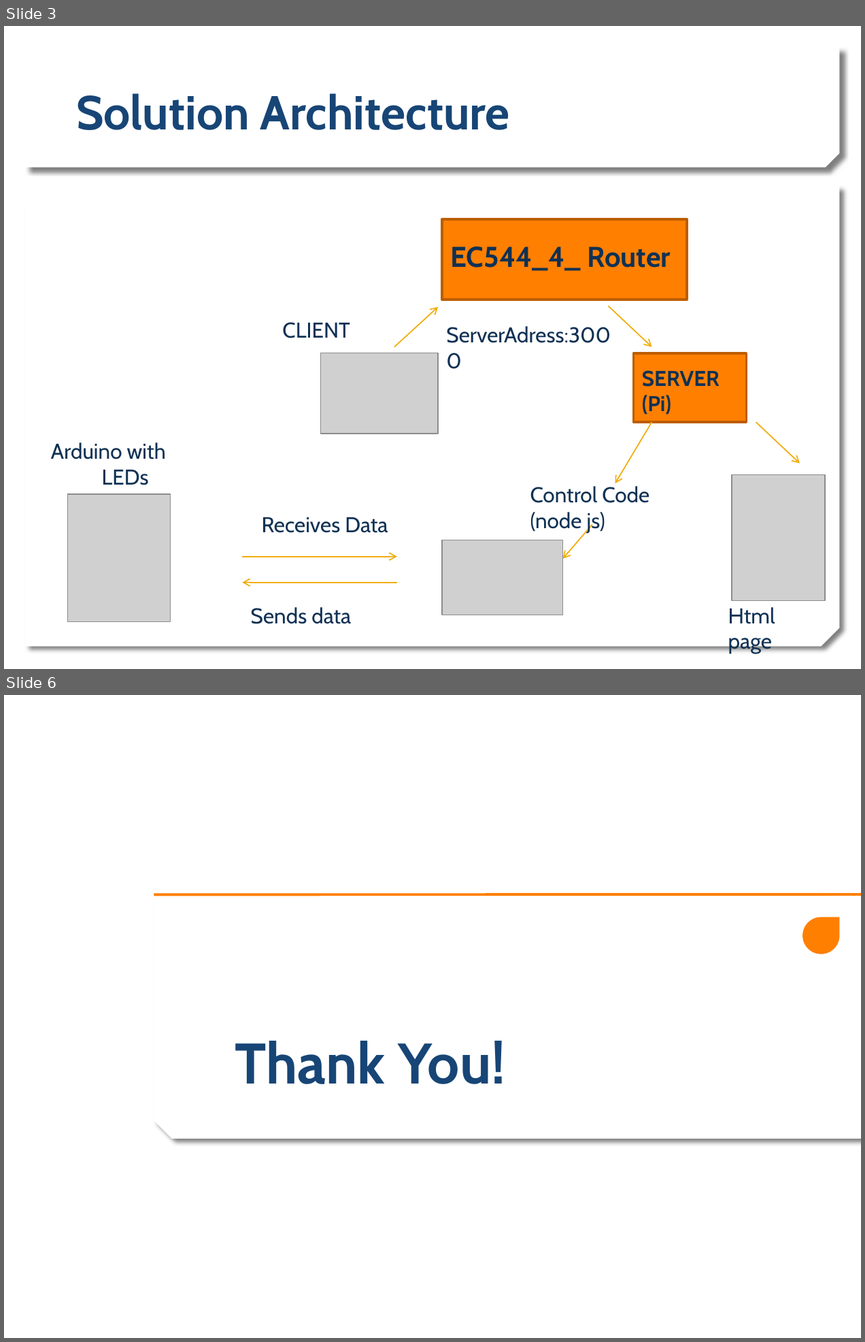
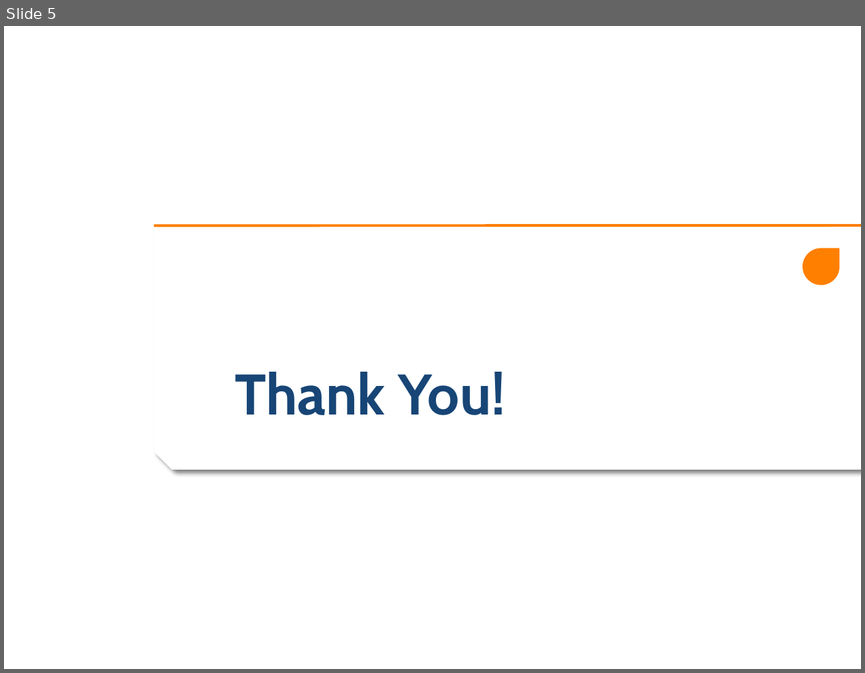
Before and after one commit to estherlu/EC544_Group4, a slide deck: challenge#3/Challenge3_Group4.pptx. Shown one above the other, each under a label of ours: slides 3 and 6 before the commit, slide 5 after it; the slides between them are not shown. The pictures are 865x1342 and 865x673 pixels, drawn with LibreOffice and Linux fonts; fonts in the diff are those of the drawing; grey boxes stand for pictures; background and template pictures are left out. Boxes give left, top, right and bottom in pixels: in the first picture for what was removed or moved away, otherwise in the second. Text is boxed around its words. In the diff, an @@ line names an element or a change of style, - is before the commit and + after.

```diff
--- a/challenge#3/Challenge3_Group4.pptx
+++ b/challenge#3/Challenge3_Group4.pptx
@@ slide 3 removed at (4,26,861,669), background picture (left out) @@
@@ snip diag rect removed at (26,48,839,167) @@
@@ text removed at (76,93,510,130) @@
-Solution Architecture
@@ snip diag rect removed at (26,186,839,646) @@
@@ rectangle removed at (442,219,687,299) @@
@@ text removed at (450,246,671,271) @@
-EC544_4_ Router
@@ arrow removed from (394, 346) to (438, 307) @@
@@ arrow removed from (608, 305) to (652, 346) @@
@@ text removed at (282,322,350,338) @@
-CLIENT
@@ text removed at (446,326,611,343) @@
-ServerAdress:3000
@@ picture removed at (321,353,439,434) @@
@@ rectangle removed at (634,353,747,422) @@
@@ text removed at (642,370,719,414) @@
-SERVER (Pi)
@@ arrow removed from (652, 422) to (615, 484) @@
@@ arrow removed from (756, 422) to (800, 463) @@
@@ text removed at (51,442,166,485) @@
-Arduino with LEDs
@@ picture removed at (732,474,825,600) @@
@@ picture removed at (67,494,170,622) @@
@@ text removed at (530,486,649,533) @@
-Control Code
-(node js)
@@ text removed at (262,517,388,533) @@
-Receives Data
@@ arrow removed from (592, 524) to (563, 558) @@
@@ picture removed at (442,539,563,615) @@
@@ arrow removed from (242, 556) to (397, 556) @@
@@ arrow removed from (397, 582) to (242, 582) @@
@@ text removed at (251,607,351,624) @@
-Sends data
@@ text removed at (728,607,775,653) @@
-Html page
@@ what was slide 6 is now slide 5 @@
```
Also in this commit, not shown: 4 slides changed.
